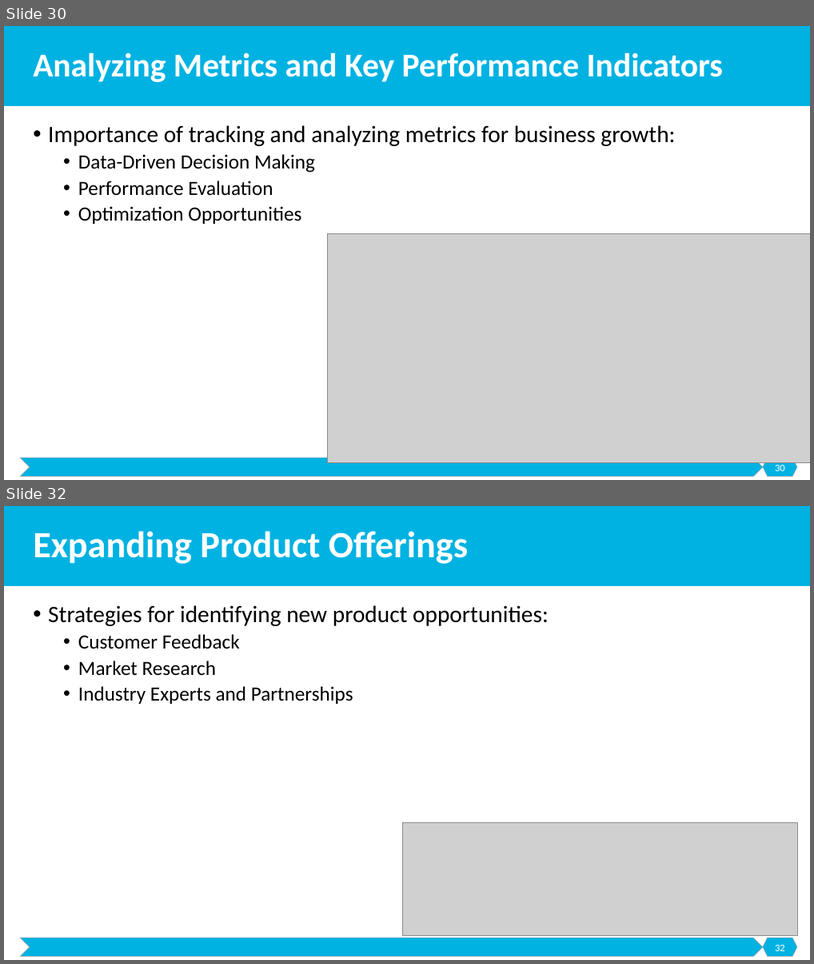
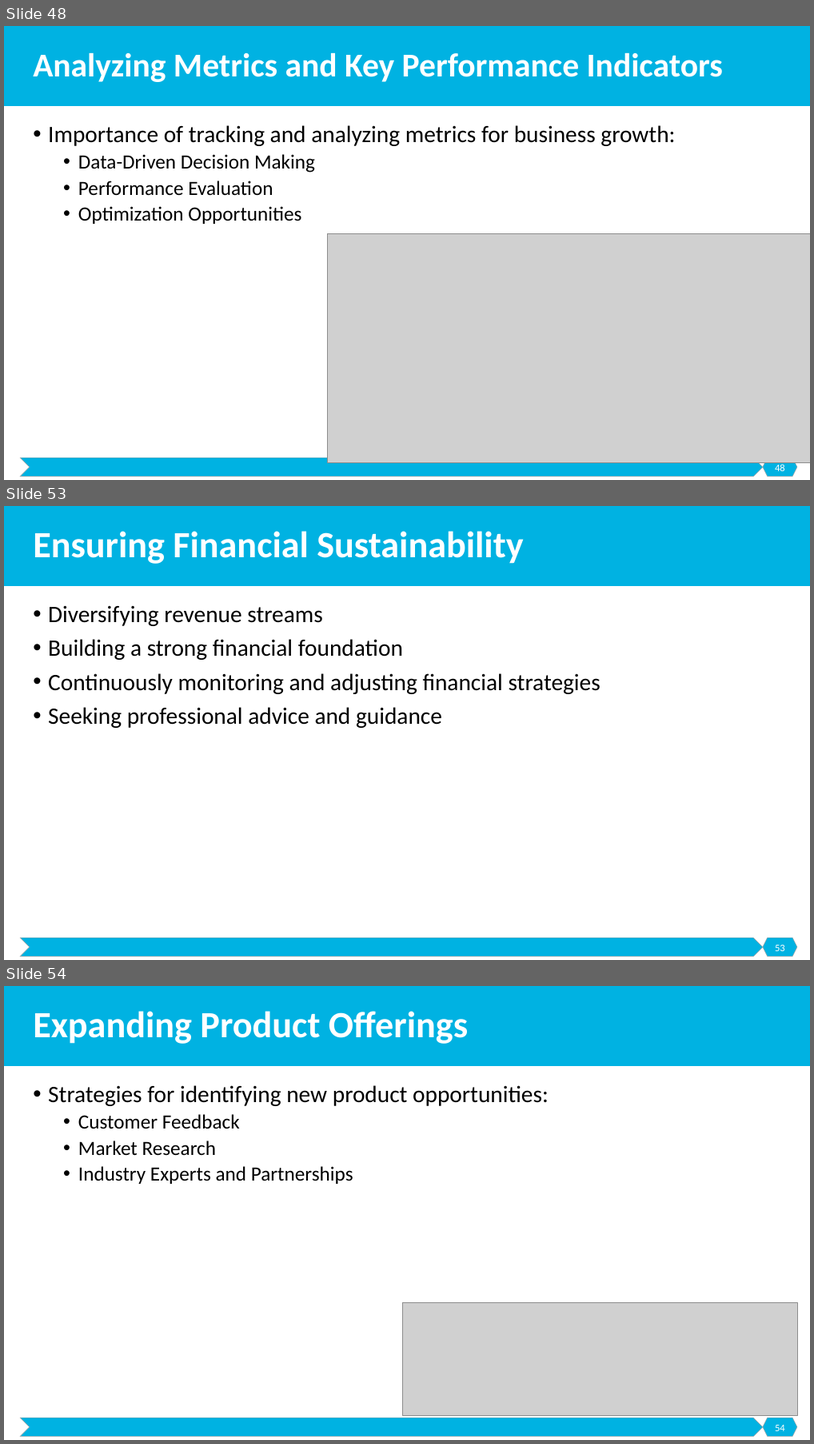
Before and after one commit to malenezi/malenezi, a slide deck: SE495/Lectures/6-Launching and Marketing/Launching and Marketing.pptx. Shown one above the other, each under a label of ours: slides 30 and 32 before the commit, slides 48, 53 and 54 after it; the slides between them are not shown. The pictures are 814x964 and 814x1444 pixels, drawn with LibreOffice and Linux fonts; fonts in the diff are those of the drawing; grey boxes stand for pictures. Boxes give left, top, right and bottom in pixels: in the first picture for what was removed or moved away, otherwise in the second. Text is boxed around its words. In the diff, an @@ line names an element or a change of style, - is before the commit and + after.

```diff
--- a/SE495/Lectures/6-Launching and Marketing/Launching and Marketing.pptx
+++ b/SE495/Lectures/6-Launching and Marketing/Launching and Marketing.pptx
@@ slide 53 added at bbox=[4, 506, 810, 960], background #FFFFFF; not listed: 3 template elements that a slide beside it also shows @@
@@ title added at bbox=[33, 531, 523, 564], 44 pt, text #FFFFFF, bold @@
+Ensuring Financial Sustainability
@@ text added at bbox=[48, 605, 601, 728], 28 pt, text #000000 @@
+• Diversifying revenue streams
+• Building a strong financial foundation
+• Continuously monitoring and adjusting financial strategies
+• Seeking professional advice and guidance
@@ page number added at bbox=[775, 944, 786, 951], 12 pt, text #FFFFFF @@
+53
@@ what was slide 30 is now slide 48 @@
@@ page number at bbox=[775, 464, 786, 471]: text changed @@
-30
+48
@@ what was slide 32 is now slide 54 @@
@@ page number at bbox=[775, 1424, 786, 1431]: text changed @@
-32
+54
```
Also in this commit, not shown: 2 slides changed, 22 other slides added, 1 slide removed, 2 other files.
